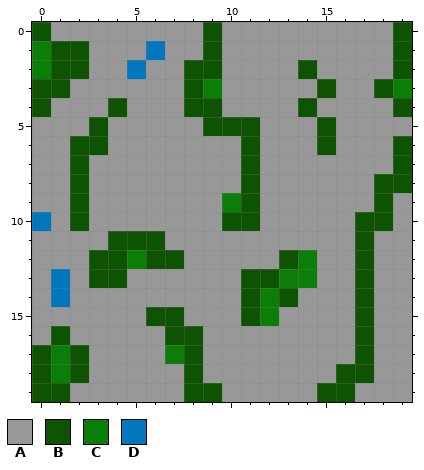
One commit to this pixel-art file: TheAlchemist/Content/Sprites/mossyGround.aseprite. This is how it looked before the edit.
20x20 pixels, 1 frame.
Palette (. is transparent): A #989898  B #0d5302  C #0a7e07  D #0277bd
Pixels before, first column x 0:
 0 BAAAAAAAABAAAAAAAAAB
 1 CBBAAADAABAAAAAAAAAB
 2 CBBAADAABBAAAABAAAAB
 3 BBAAAAAABCAAAAABAABC
 4 BAAABAAABBAAAABAAAAB
 5 AAABAAAAABBBAAABAAAA
 6 AABBAAAAAAABAAABAAAB
 7 AABAAAAAAAABAAAAAAAB
 8 AABAAAAAAAABAAAAAABB
 9 AABAAAAAAACBAAAAAABA
10 DABAAAAAAABBAAAAABBA
11 AAAABBBAAAAAAAAAABAA
12 AAABBCBBAAAAABCAABAA
13 ADABBAAAAAABBCCAABAA
14 ADAAAAAAAAABCBAAABAA
15 AAAAAABBAAABCAAAABAA
16 ABAAAAABBAAAAAAAABAA
17 BCBAAAACBAAAAAAAABAA
18 BCBAAAAABAAAAAAABBAA
19 BBAAAAAABBAAAAABBAAA
After the commit:
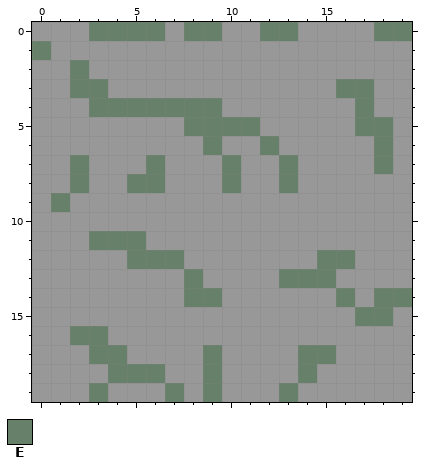
Colours new in this view: E #678069
What changed:
Colour B gives way to colour A in row 0 at x 0; in row 1 at x 1 to 2, 9 and 19; in row 2 at x 1, 8 to 9, 14 and 19; in row 3 at x 0 to 1, 8, 15 and 18; in row 4 at x 0, 14 and 19; in row 5 at x 3 and 15.
Colour B gives way to colour A in row 6 at x 2 to 3, 11, 15 and 19; in row 7 at x 11 and 19; in row 8 at x 11 and 18 to 19; in row 9 at x 2, 11 and 18; in row 10 at x 2, 10 to 11 and 17 to 18; in row 11 at x 6 and 17.
Colour B gives way to colour A in row 12 at x 3 to 4, 13 and 17; in row 13 at x 3 to 4, 11 to 12 and 17; in row 14 at x 11, 13 and 17; in row 15 at x 6 to 7 and 11; in row 16 at x 1, 7 to 8 and 17; in row 17 at x 0, 2, 8 and 17.
Colour B gives way to colour A in row 18 at x 0, 2, 8 and 16 to 17; in row 19 at x 0 to 1, 8 and 15 to 16.
Colour C gives way to colour A in row 2 at x 0; in row 3 at x 9 and 19; in row 9 at x 10; in row 12 at x 14; in rows 14 to 15 at x 12; in row 17 at x 1 and 7.
Colour C gives way to colour A in row 18 at x 1.
Colour D gives way to colour A in row 1 at x 6; in row 2 at x 5; in row 10 at x 0; in rows 13 to 14 at x 1.
Colour A gives way to colour E in row 0 at x 3 to 6, 8, 12 to 13 and 18; in row 3 at x 2 to 3 and 16 to 17; in row 4 at x 3, 5 to 7 and 17; in row 5 at x 8 and 17 to 18; in row 6 at x 9, 12 and 18; in row 7 at x 6, 10, 13 and 18.
Colour A gives way to colour E in row 8 at x 5 to 6, 10 and 13; in row 9 at x 1; in row 11 at x 3; in row 12 at x 15 to 16; in row 13 at x 8 and 15; in row 14 at x 8 to 9, 16 and 18 to 19.
Colour A gives way to colour E in row 15 at x 18; in row 16 at x 2 to 3; in row 17 at x 3 to 4, 9 and 14 to 15; in row 18 at x 4 to 6, 9 and 14; in row 19 at x 3, 7 and 13.
Colour B gives way to colour E in row 0 at x 9 and 19; in row 2 at x 2; in row 4 at x 4 and 8 to 9; in row 5 at x 9 to 11; in rows 7 to 8 at x 2; in row 11 at x 4 to 5.
Colour B gives way to colour E in row 12 at x 6 to 7; in row 15 at x 17; in row 19 at x 9.
Colour C gives way to colour E in row 1 at x 0; in row 12 at x 5; in row 13 at x 13 to 14.
Changed places in both pictures, as pixel boxes (x1, y1, x2, y2):
changed: (32, 22, 412, 402)
